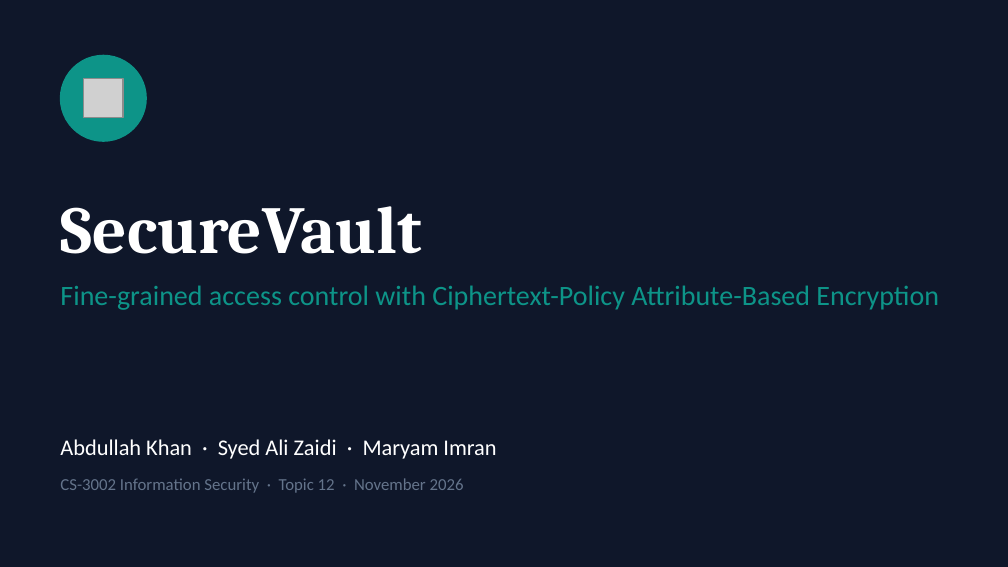
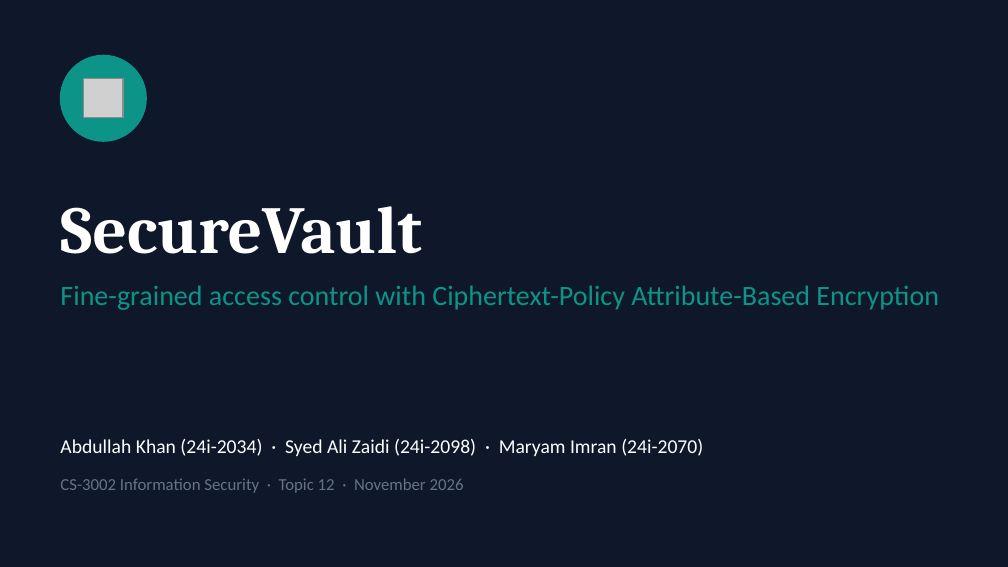
Before and after one commit to i242034-star/securevault, a slide deck: slide 1 of documentation_deliverables/SecureVault_Presentation.pptx. Drawn at 1008x567 pixels with LibreOffice and Linux fonts; fonts in the diff are those of the drawing; grey boxes stand for pictures. Boxes give left, top, right and bottom in pixels: in the first picture for what was removed or moved away, otherwise in the second. Text is boxed around its words. In the diff, an @@ line names an element or a change of style, - is before the commit and + after.

```diff
--- a/documentation_deliverables/SecureVault_Presentation.pptx
+++ b/documentation_deliverables/SecureVault_Presentation.pptx
@@ text at [60, 439, 703, 456]: text changed; size 16 to 14 pt @@
-Abdullah Khan · Syed Ali Zaidi · Maryam Imran
+Abdullah Khan (24i-2034) · Syed Ali Zaidi (24i-2098) · Maryam Imran (24i-2070)
```
Also in this commit, not shown: 6 other files.
